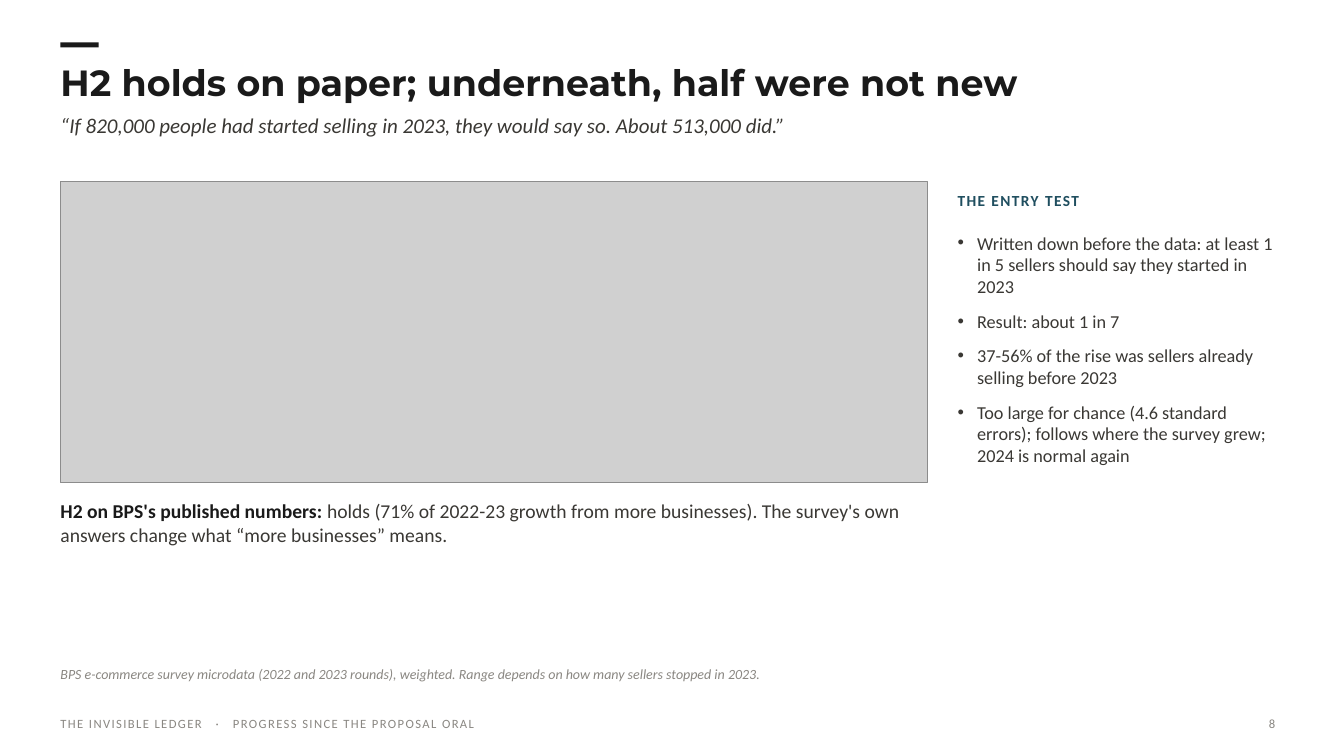
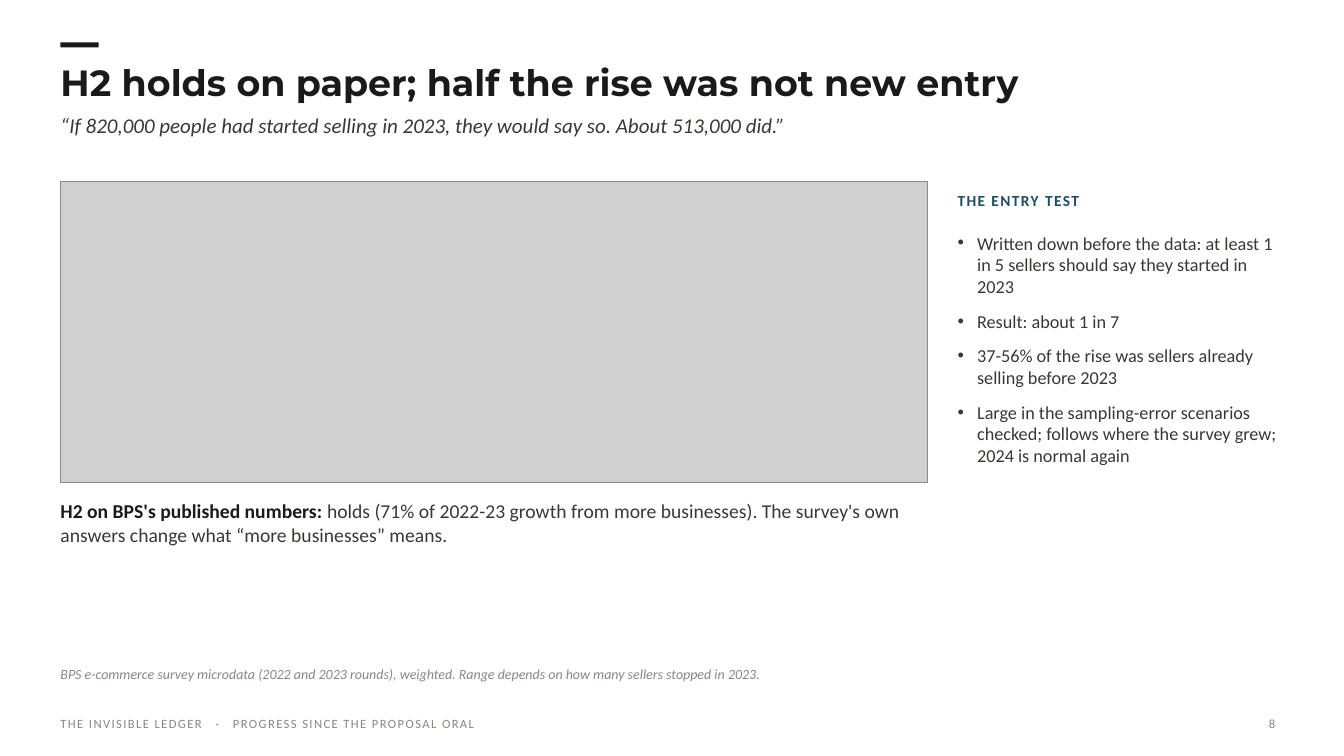
Before and after one commit to Spectating101/Invisible-ledger, a slide deck: slide 8 of research/option_space_2026-10-01/deck/IL_Progress_Update_2026-10-09.pptx. Drawn at 1344x756 pixels with LibreOffice and Linux fonts; fonts in the diff are those of the drawing; grey boxes stand for pictures; background and template pictures are left out. Boxes give left, top, right and bottom in pixels: in the first picture for what was removed or moved away, otherwise in the second. Text is boxed around its words. In the diff, an @@ line names an element or a change of style, - is before the commit and + after.

```diff
--- a/research/option_space_2026-10-01/deck/IL_Progress_Update_2026-10-09.pptx
+++ b/research/option_space_2026-10-01/deck/IL_Progress_Update_2026-10-09.pptx
@@ title at [60, 67, 1018, 104]: text changed @@
-H2 holds on paper; underneath, half were not new
+H2 holds on paper; half the rise was not new entry
@@ text at [977, 406, 1276, 465]: text changed @@
-• Too large for chance (4.6 standard errors); follows where the survey grew; 2024 is normal again
+• Large in the sampling-error scenarios checked; follows where the survey grew; 2024 is normal again
```
Also in this commit, not shown: 6 other slides changed, 21 other files.
